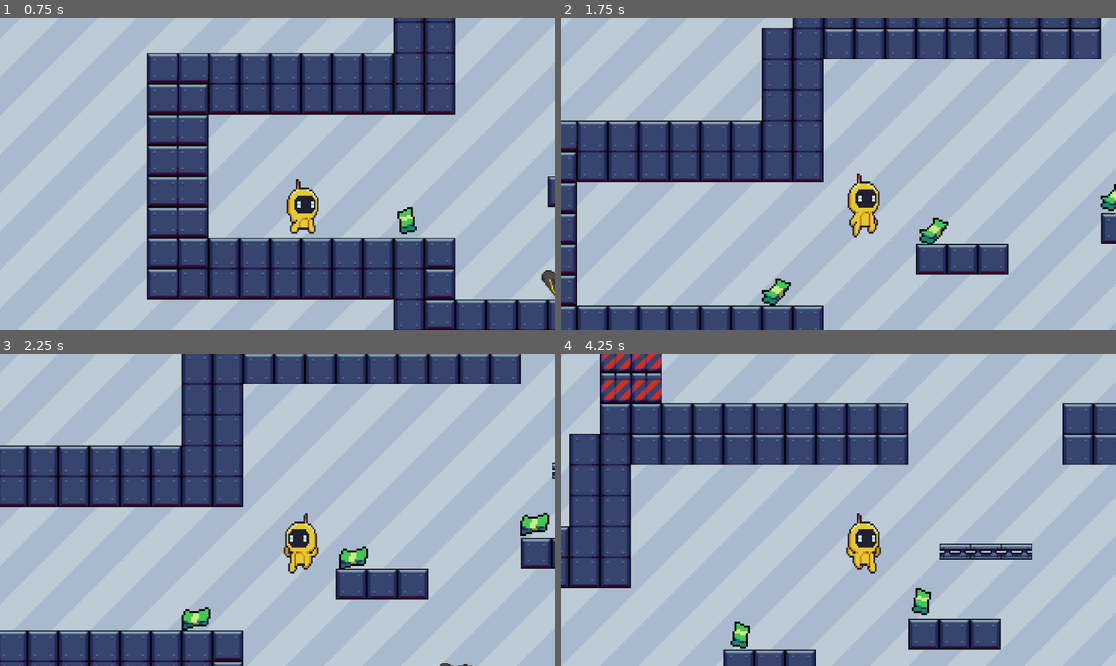
Above: before the commit, frames 1-4 (two rows, left to right).
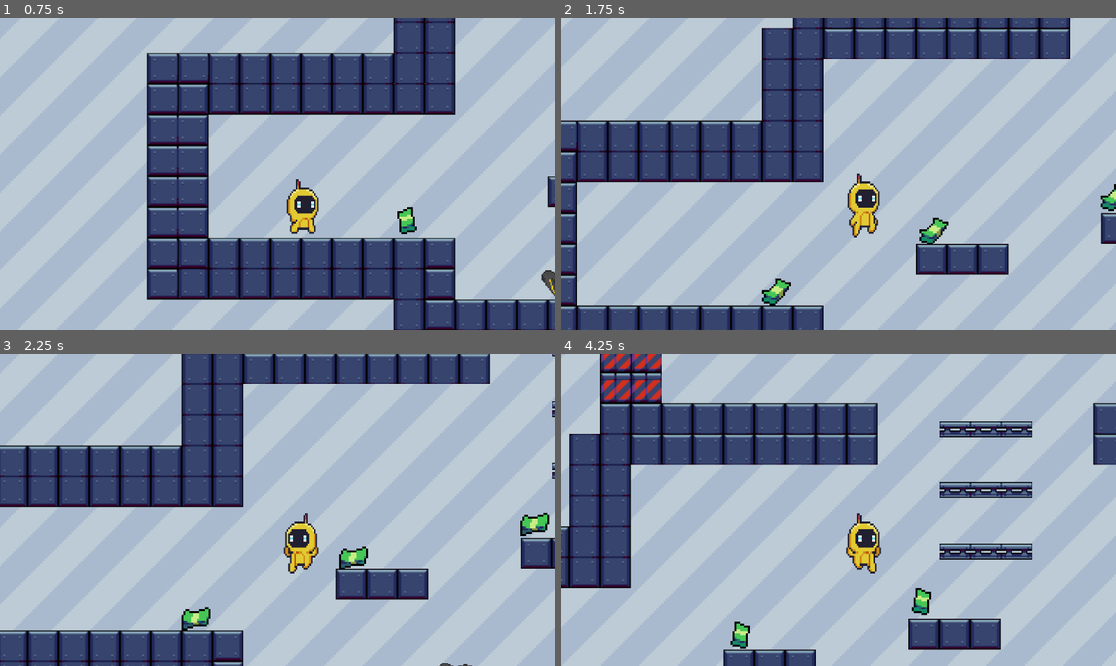
Above: after the commit, the same moments.

Repository: jmisidro/DDJD-PP
Game: Godot game, scene res://main.tscn
The game is run twice, just before and just after one commit, with the same random seed, the same clock (stepped at 60 frames per second) and the same inputs.
Inputs:
- Up to frame 1 (0.75 s): hold Right (right) from 0.53 s (still down)
- Up to frame 2 (1.75 s): keep holding Right (right); tap Space (jump) at 0.77, 1.52 s
- Up to frame 3 (2.25 s): release Right (right) at 2.03 s; hold Left (left) from 2.03 s (still down)
- Up to frame 4 (4.25 s): release Left (left) at 2.78 s; hold Right (right) from 2.78 s (still down); tap Space (jump) at 3.02, 3.77 s

Frame 1 is identical in both runs. In frame 2, 0.7% of the frame differs, in the area x 91-98%, y 0-14%; in frame 3, 0.6%; in frame 4, 3.9%, in the area x 56-96%, y 15-47%.

Commit message:
Multiple Platforms

Diff:
--- a/artifact-odyssey/main.tscn
+++ b/artifact-odyssey/main.tscn
@@ -426,6 +426,7 @@
 metadata/_edit_use_anchors_ = true
 
 [node name="Player" parent="." instance=ExtResource("1_stgxn")]
+z_index = 1
 position = Vector2(63, 183)
 scale = Vector2(0.995051, 1.00778)
 
@@ -439,7 +440,7 @@
 scale = Vector2(2, 2)
 tile_set = SubResource("TileSet_wbrdf")
 format = 2
-layer_0/tile_data = PackedInt32Array(393216, 262144, 14, 393 …(2002 unchanged characters)… 4, -262129, 0, 14, -327665, 0, 14, -327664, 0, 14, -327672, 0, 14, -327670, 0, 14, -327669, 0, 14, -327668, 0, 14, -327667, 0, 14, -327666, 0, 14, -262128, 0, 14, -327673, 0, 14, -327658, 0, 14, -262122, 0, 14, -327657, 0, 14, -327656, 0, 14, …(544 unchanged characters)…
+layer_0/tile_data = PackedInt32Array(393216, 262144, 14, 393 …(2002 unchanged characters)… 4, -262129, 0, 14, -327665, 0, 14, -327672, 0, 14, -327670, 0, 14, -327669, 0, 14, -327668, 0, 14, -327667, 0, 14, -327666, 0, 14, -327673, 0, 14, -327657, 0, 14, -327656, 0, 14, …(544 unchanged characters)…
 
 [node name="MoneyPickUps" type="Label" parent="."]
 offset_right = 40.0
@@ -483,11 +484,41 @@
 position = Vector2(2270, 400)
 scale = Vector2(2, 2)
 
-[node name="Platform" parent="." instance=ExtResource("12_b0us8")]
+[node name="PlatformGroup1" type="Label" parent="."]
+offset_right = 40.0
+offset_bottom = 23.0
+
+[node name="Platform" parent="PlatformGroup1" instance=ExtResource("12_b0us8")]
 position = Vector2(1185, -12)
 
-[node name="Platform2" parent="." instance=ExtResource("12_b0us8")]
+[node name="Platform2" parent="PlatformGroup1" instance=ExtResource("12_b0us8")]
 position = Vector2(1313, -12)
 
-[node name="Platform3" parent="." instance=ExtResource("12_b0us8")]
+[node name="Platform3" parent="PlatformGroup1" instance=ExtResource("12_b0us8")]
 position = Vector2(1249, -12)
+
+[node name="PlatformGroup2" type="Label" parent="."]
+offset_right = 40.0
+offset_bottom = 23.0
+
+[node name="Platform4" parent="PlatformGroup2" instance=ExtResource("12_b0us8")]
+position = Vector2(1185, -140)
+
+[node name="Platform5" parent="PlatformGroup2" instance=ExtResource("12_b0us8")]
+position = Vector2(1313, -140)
+
+[node name="Platform6" parent="PlatformGroup2" instance=ExtResource("12_b0us8")]
+position = Vector2(1249, -140)
+
+[node name="PlatformGroup3" type="Label" parent="."]
+offset_right = 40.0
+offset_bottom = 23.0
+
+[node name="Platform7" parent="PlatformGroup3" instance=ExtResource("12_b0us8")]
+position = Vector2(1185, -266)
+
+[node name="Platform8" parent="PlatformGroup3" instance=ExtResource("12_b0us8")]
+position = Vector2(1313, -266)
+
+[node name="Platform9" parent="PlatformGroup3" instance=ExtResource("12_b0us8")]
+position = Vector2(1249, -266)
